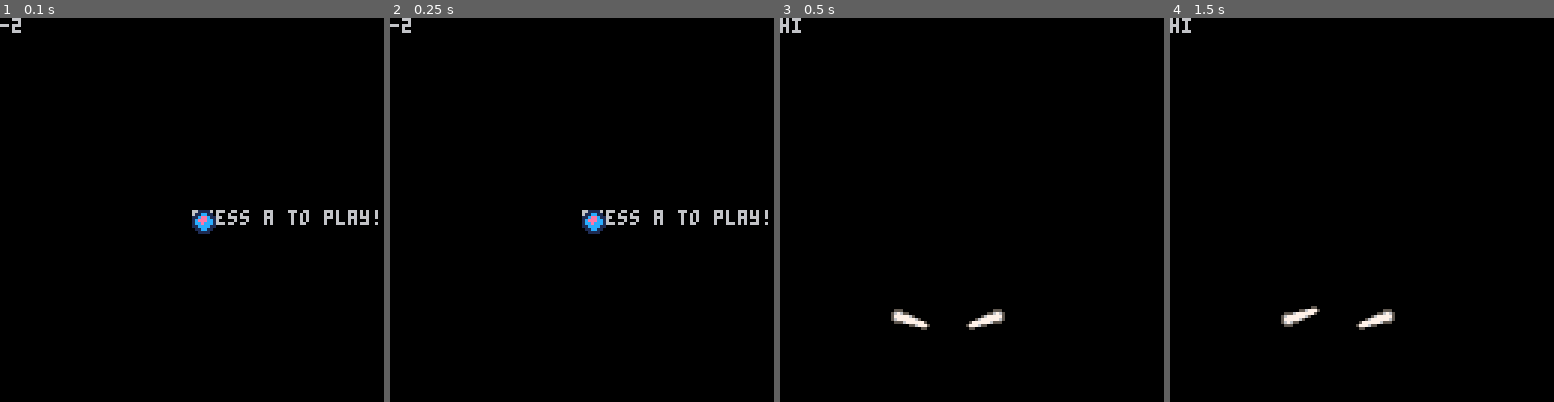
Above: before the commit, frames 1-4 (left to right).
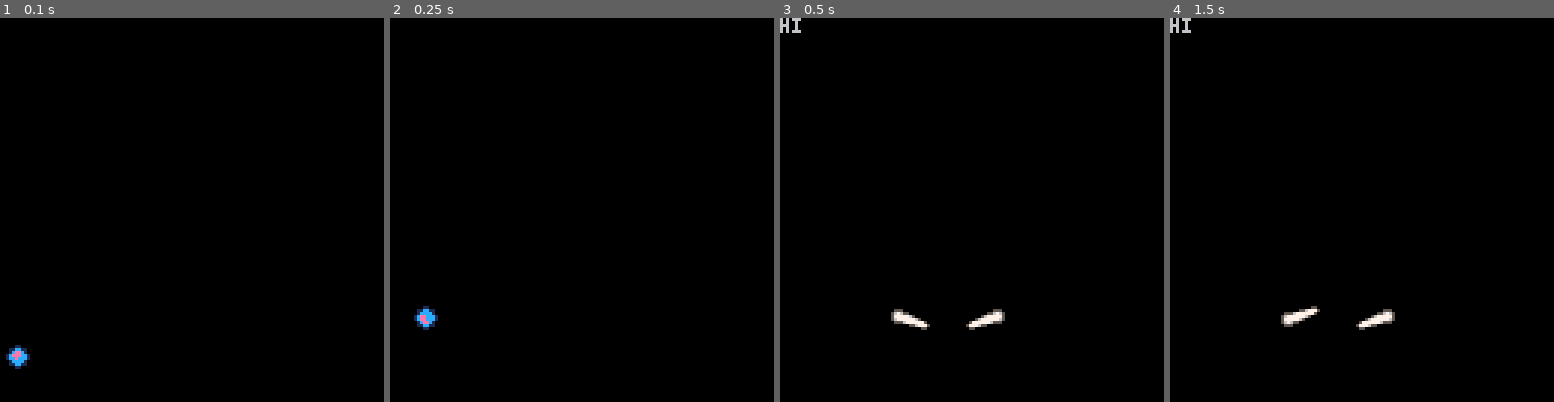
Above: after the commit, the same moments.

Repository: JScott/pico-carts
Game: PICO-8 cartridge shmup.p8
Two runs of this game, one before a commit and one after it. Both use one fixed random seed, a clock stepped at 60 frames per second and the inputs below.
Inputs:
- Up to frame 1 (0.1 s): no input
- Up to frame 2 (0.25 s): no input
- Up to frame 3 (0.5 s): tap O (Z key) at 0.33 s
- Up to frame 4 (1.5 s): tap O (Z key) at 0.7, 1.43 s; tap X (X key) at 1.07 s

The runs differ from the first frame. In frame 1, 1.3% of the frame differs, in the area x 0-99%, y 0-92%; in frame 2, 1.3%; in frame 3, nothing differs; in frame 4, nothing differs.

Commit message:
A placeholder intro

Diff:
--- a/shmup.p8
+++ b/shmup.p8
@@ -64,8 +64,12 @@
 end
 
 function intro_draw()
-  print('press a to play!',half,half)
-  draw_ball(half,half)
+  local frame = timer*1.5
+  ball_height = width+sin(frame/width/2)*(width*3/4)
+  draw_ball(frame,ball_height)
+  if frame>half then
+    print('press a to play!',half/2,half)
+  end
 end
 
 function game_draw()
@@ -74,10 +78,8 @@
 end
 
 function draw_ball(x,y)
-  frame = (flr(timer/10) % 5)-2
-  print(frame,0,0)
-  --spr(6+abs(frame),x-4,y-4,
-  spr(4+abs(frame), x, y,
+  local frame = (flr(timer/5) % 5)-2
+  spr(4+abs(frame), x-4, y-4,
       1,1,
       frame<0, false)
 end
@@ -93,14 +95,14 @@
       true, player.right)
 end
 __gfx__
-00000000000000000000000000000000001111000011110000111100000000000000000000000000000000000000000000000000000000000000000000000000
+00000000000000000000000000000000000110000001100000011000000000000000000000000000000000000000000000000000000000000000000000000000
 05550000000000000000000000005550011cc110011cc110011cc110000000000000000000000000000000000000000000000000000000000000000000000000
-5676550000000000000000000055676511cccc1111cccc1111ceec11000000000000000000000000000000000000000000000000000000000000000000000000
+5676550000000000000000000055676501cccc1001cccc1001ceec10000000000000000000000000000000000000000000000000000000000000000000000000
 577777650000000000000000567777751cccccc11ccceec11cceeec1000000000000000000000000000000000000000000000000000000000000000000000000
 567777776500000000000056777777651cceecc11ccceec11cccecc1000000000000000000000000000000000000000000000000000000000000000000000000
-0555677777750000000057777776555011ceec1111ceec1111cccc11000000000000000000000000000000000000000000000000000000000000000000000000
+0555677777750000000057777776555001ceec1001ceec1001cccc10000000000000000000000000000000000000000000000000000000000000000000000000
 00000055677750000005777655000000011cc110011cc110011cc110000000000000000000000000000000000000000000000000000000000000000000000000
-00000000005500000000550000000000001111000011110000111100000000000000000000000000000000000000000000000000000000000000000000000000
+00000000005500000000550000000000000110000001100000011000000000000000000000000000000000000000000000000000000000000000000000000000
 00000000000000000000000000000000000000000000000000000000000000000000000000000000000000000000000000000000000000000000000000000000
 00000000000000000000000000000000000000000000000000000000000000000000000000000000000000000000000000000000000000000000000000000000
 00000000000000000000000000000000000000000000000000000000000000000000000000000000000000000000000000000000000000000000000000000000
